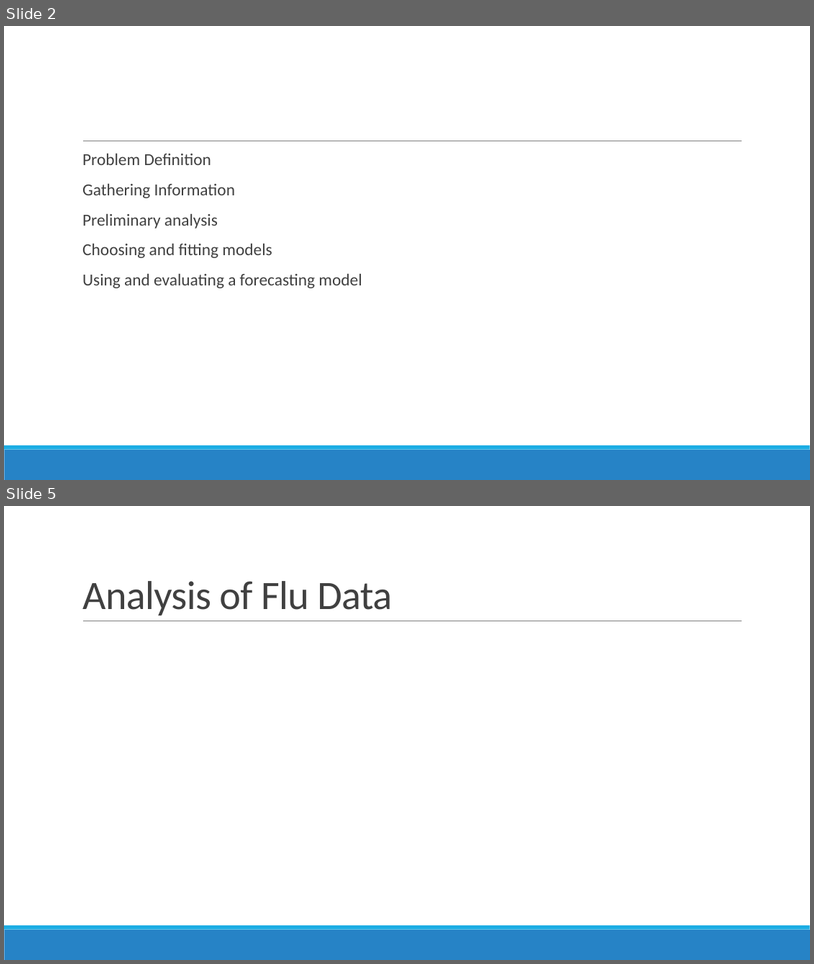
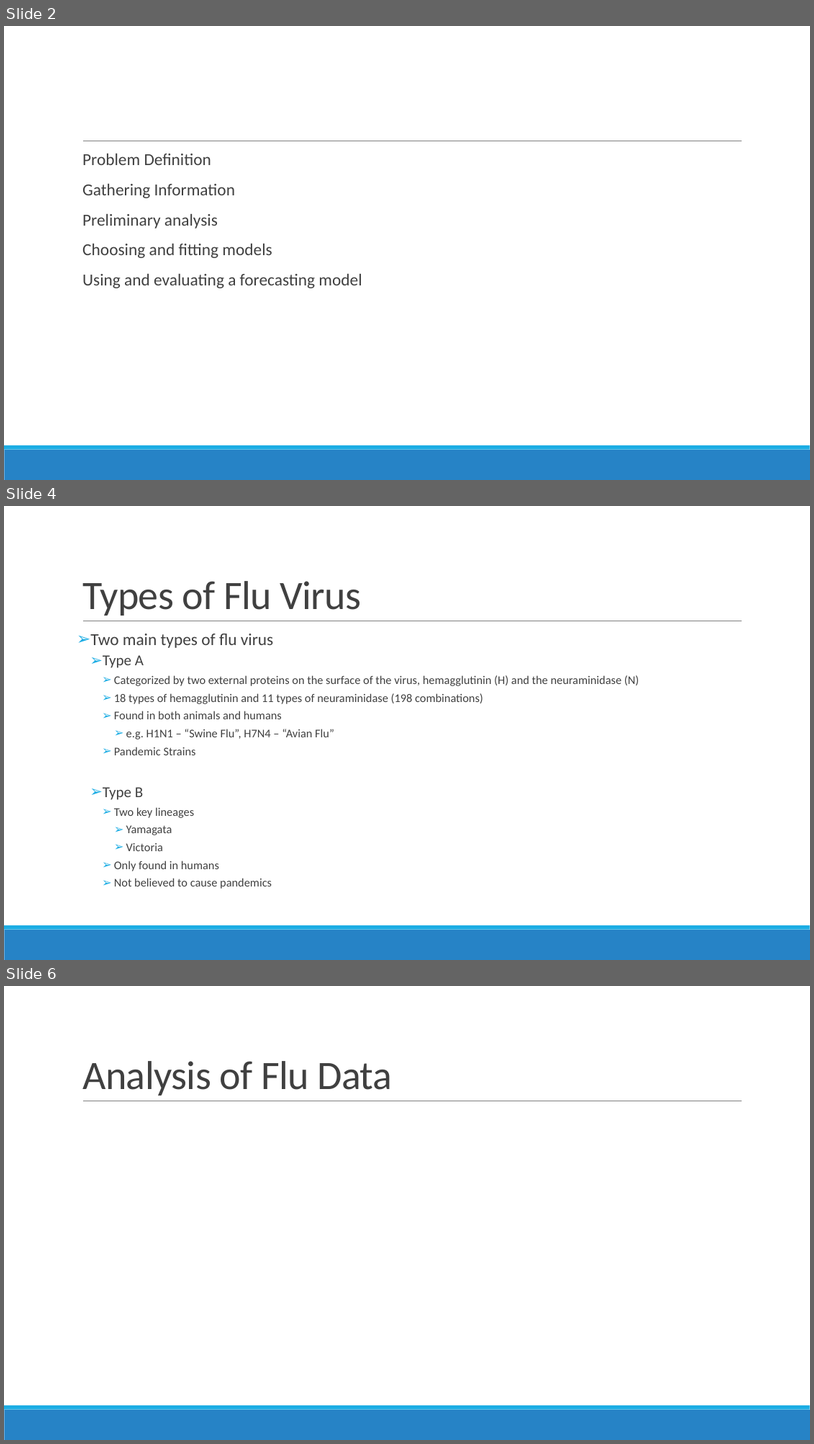
Before and after one commit to nthomas4103/TimeSeriesProject2018, a slide deck: 2019_Flu_Season_Forecast.pptx. Shown one above the other, each under a label of ours: slides 2 and 5 before the commit, slides 2, 4 and 6 after it; the slides between them are not shown. The pictures are 814x964 and 814x1444 pixels, drawn with LibreOffice and Linux fonts; fonts in the diff are those of the drawing. Boxes give left, top, right and bottom in pixels: in the first picture for what was removed or moved away, otherwise in the second. Text is boxed around its words. In the diff, an @@ line names an element or a change of style, - is before the commit and + after.

```diff
--- a/2019_Flu_Season_Forecast.pptx
+++ b/2019_Flu_Season_Forecast.pptx
@@ slide 4 added at [4,506,810,960], background #FFFFFF; not listed: 3 template elements that a slide beside it also shows @@
@@ title added at [82,581,361,615], 48 pt, text #404040 @@
+Types of Flu Virus
@@ text added at [90,633,639,888], 14 pt, text #404040 @@
+➢ Two main types of flu virus
+  ➢ Type A
+    ➢ Categorized by two external proteins on the surface of the virus, hemagglutinin (H) and the neuraminidase (N)
+    ➢ 18 types of hemagglutinin and 11 types of neuraminidase (198 combinations)
+    ➢ Found in both animals and humans
+      ➢ e.g. H1N1 – “Swine Flu”, H7N4 – “Avian Flu”
+    ➢ Pandemic Strains
+  ➢ Type B
+    ➢ Two key lineages
+      ➢ Yamagata
+      ➢ Victoria
+    ➢ Only found in humans
+    ➢ Not believed to cause pandemics
@@ what was slide 5 is now slide 6 @@
```
Also in this commit, not shown: 2 slides changed, 5 other slides added.
